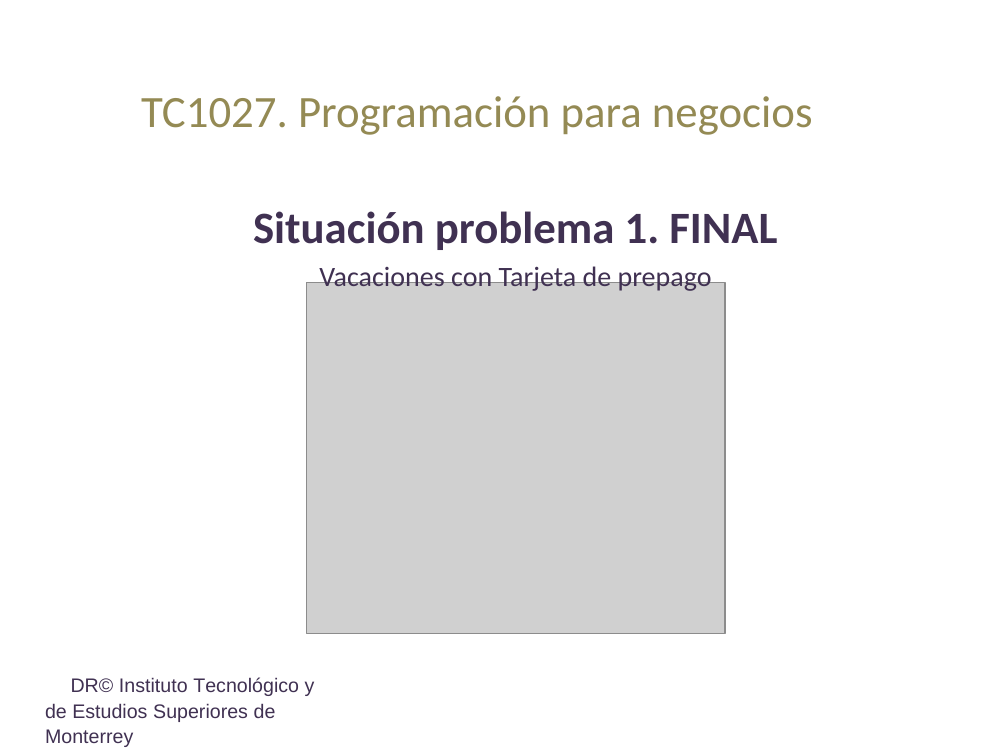
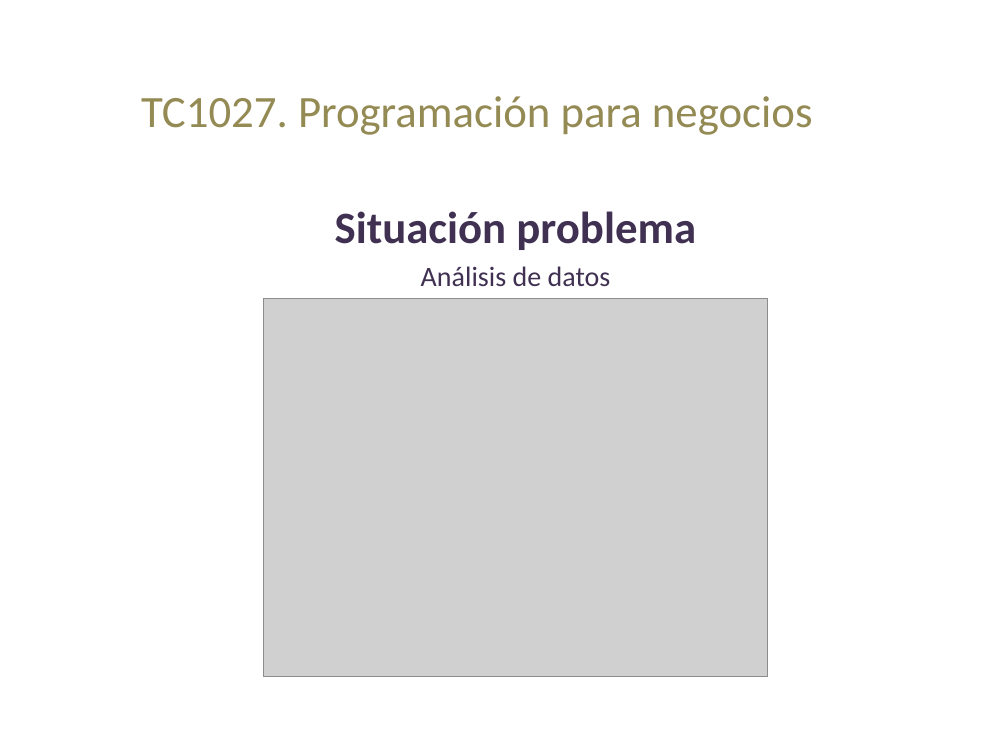
Before and after one commit to lizetheP/Programacion, a slide deck: slide 1 of CalendarioAgo2022/proyecto/SITUACION_PROBLEMA.pptx. Drawn at 1008x756 pixels with LibreOffice and Linux fonts; fonts in the diff are those of the drawing; grey boxes stand for pictures. Boxes give left, top, right and bottom in pixels: in the first picture for what was removed or moved away, otherwise in the second. Text is boxed around its words. In the diff, an @@ line names an element or a change of style, - is before the commit and + after.

```diff
--- a/CalendarioAgo2022/proyecto/SITUACION_PROBLEMA.pptx
+++ b/CalendarioAgo2022/proyecto/SITUACION_PROBLEMA.pptx
@@ subtitle at [335,211,696,286]: text changed; size 20 to 32 pt; bold on @@
-Situación problema 1. FINAL
-Vacaciones con Tarjeta de prepago
+Situación problema
+Análisis de datos
@@ picture: place and size @@
-picture at [306,283,726,634]
+picture at [264,298,768,676]
@@ text removed at [45,677,315,747] @@
-DR© Instituto Tecnológico y de Estudios Superiores de Monterrey
```
Also in this commit, not shown: 2 other slides changed, 15 slides added, 7 slides removed, 5 other files.
